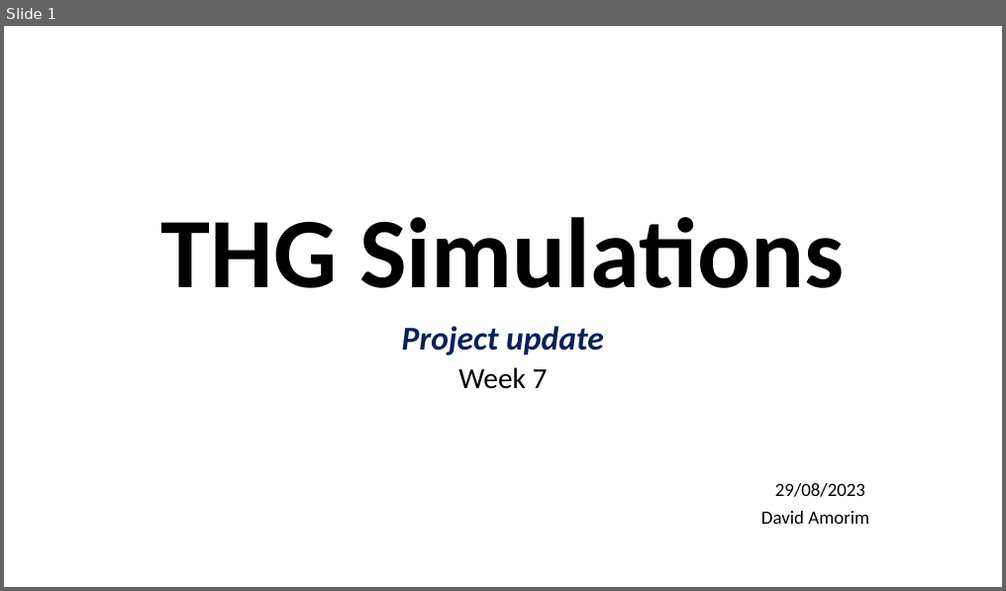
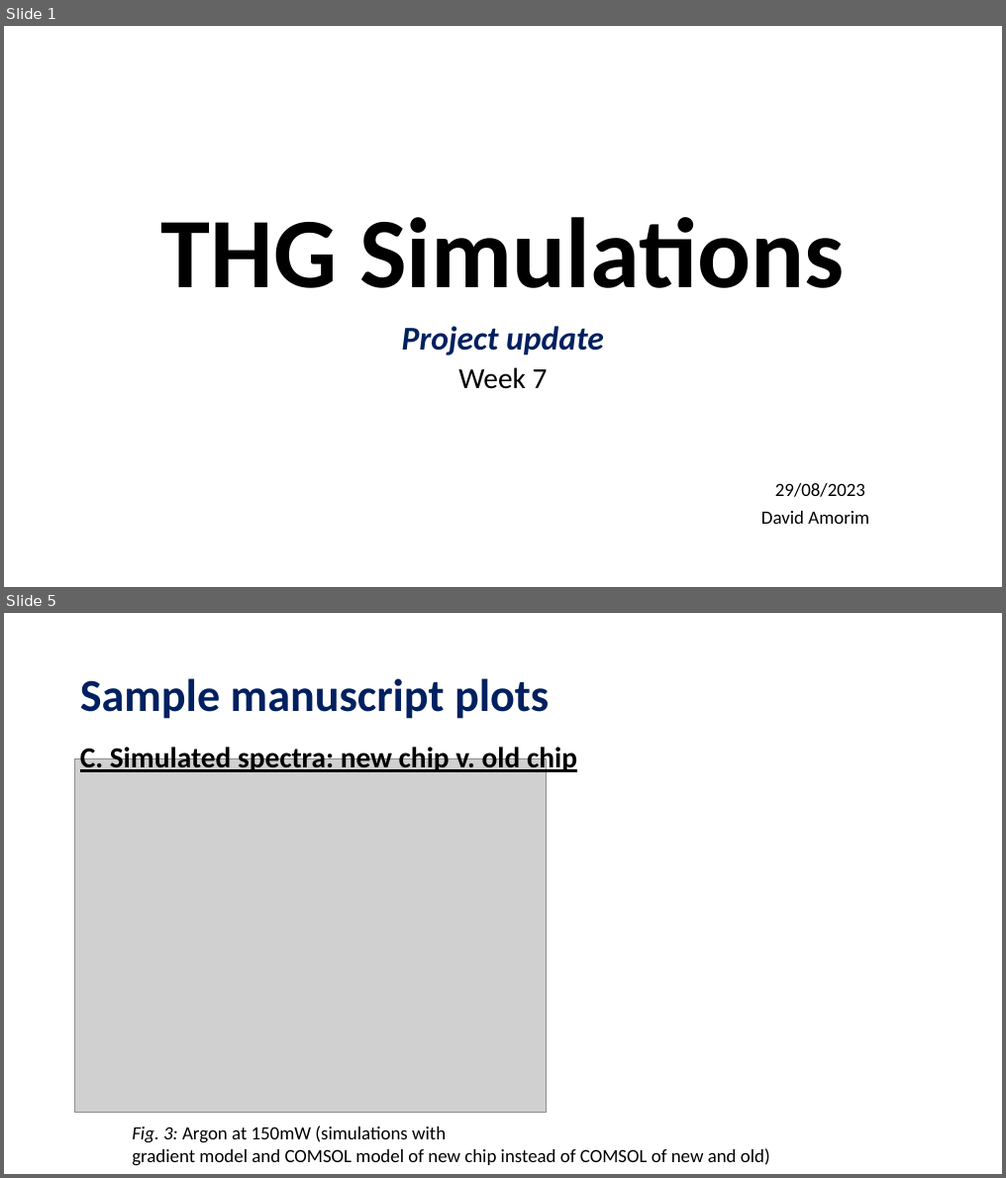
Before and after one commit to david-f-amorim/Simulating-THG-of-few-femtosecond-pulses-in-a-noble-gas-, a slide deck: presentations/DESY - Week 7.pptx. Shown one above the other, each under a label of ours: slide 1 before the commit, slides 1 and 5 after it; the slides between them are not shown. The pictures are 1006x591 and 1006x1178 pixels, drawn with LibreOffice and Linux fonts; fonts in the diff are those of the drawing; grey boxes stand for pictures. Boxes give left, top, right and bottom in pixels: in the first picture for what was removed or moved away, otherwise in the second. Text is boxed around its words. In the diff, an @@ line names an element or a change of style, - is before the commit and + after.

```diff
--- a/presentations/DESY - Week 7.pptx
+++ b/presentations/DESY - Week 7.pptx
@@ slide 5 added at (4,613,1002,1174), background #FFFFFF @@
@@ title added at (80,678,548,719), 44 pt, text #002060, bold @@
+Sample manuscript plots
@@ picture added at (74,759,546,1112) @@
@@ text added at (80,744,577,775), 28 pt, text #000000, bold, underline @@
+C. Simulated spectra: new chip v. old chip
@@ text added at (132,1126,770,1166), 18 pt, text #000000 @@
+Fig. 3: Argon at 150mW (simulations with
+gradient model and COMSOL model of new chip instead of COMSOL of new and old)
```
Also in this commit, not shown: 2 slides changed, 6 other slides added, 17 other files.
